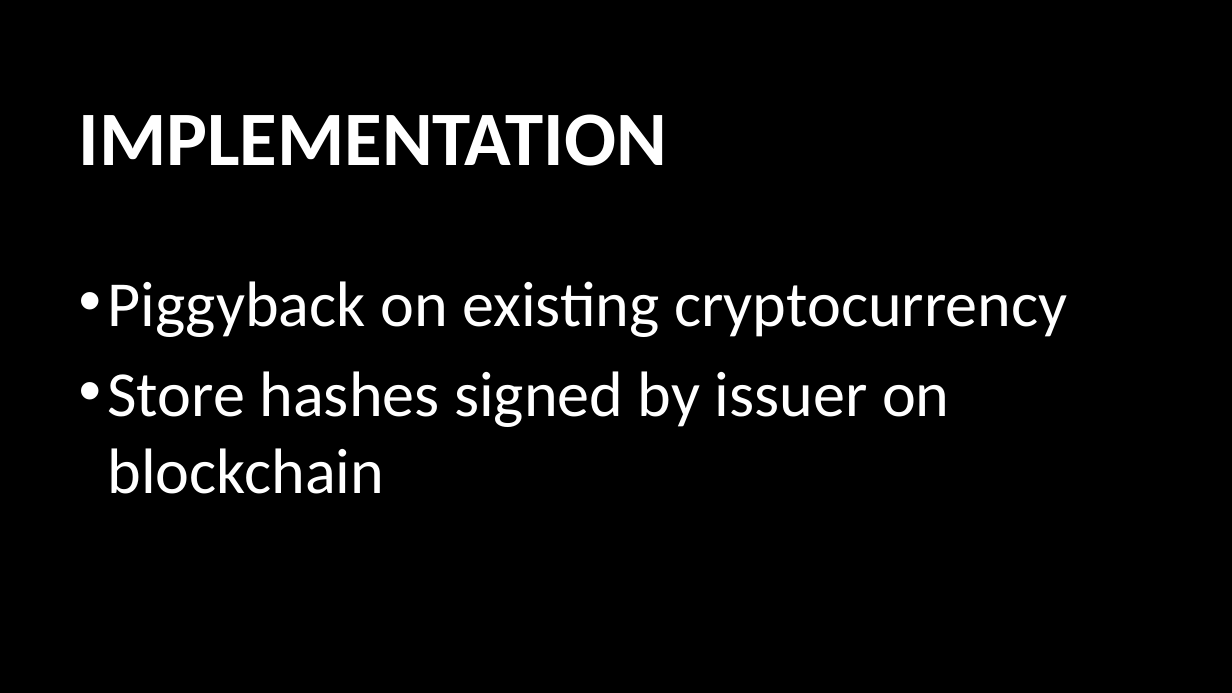
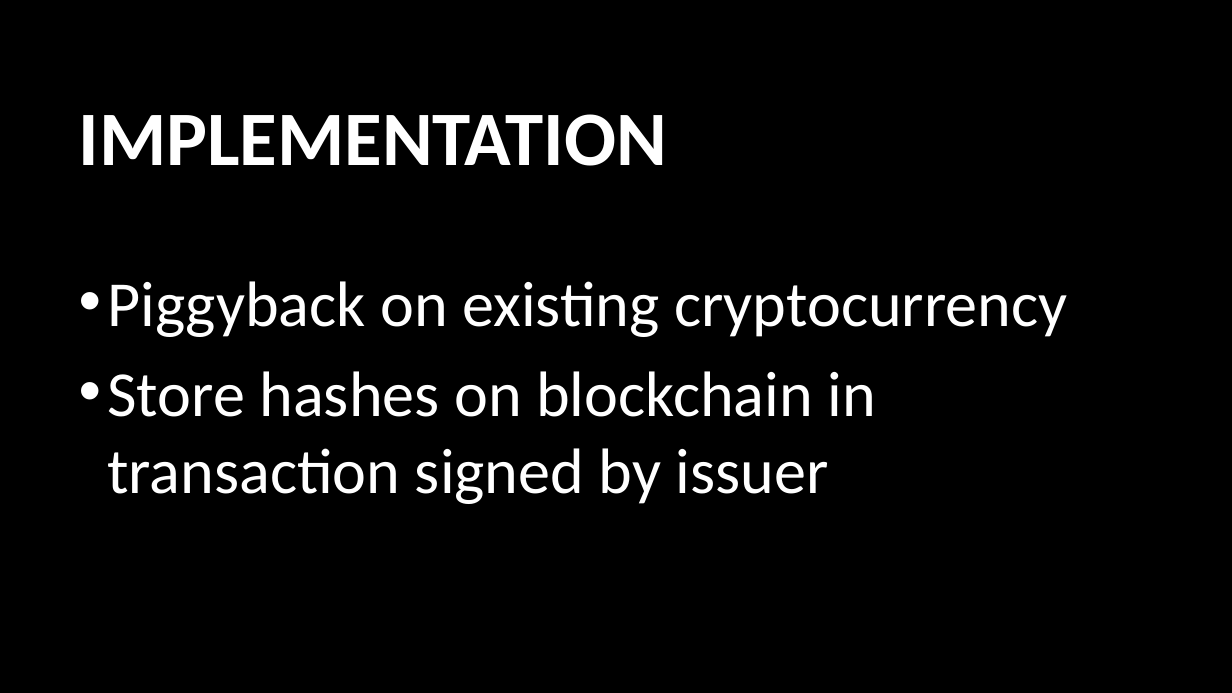
Before and after one commit to usop7/MachoHacks2018, a slide deck: slide 4 of MachoHacks2018.pptx. Drawn at 1232x693 pixels with LibreOffice and Linux fonts; fonts in the diff are those of the drawing; background and template pictures are left out. Boxes give left, top, right and bottom in pixels: in the first picture for what was removed or moved away, otherwise in the second. Text is boxed around its words. In the diff, an @@ line names an element or a change of style, - is before the commit and + after.

```diff
--- a/MachoHacks2018.pptx
+++ b/MachoHacks2018.pptx
@@ text at box(107, 371, 876, 504): text changed @@
-• Store hashes signed by issuer on blockchain
+• Store hashes on blockchain in transaction signed by issuer
```
Also in this commit, not shown: 1 other slide changed.
